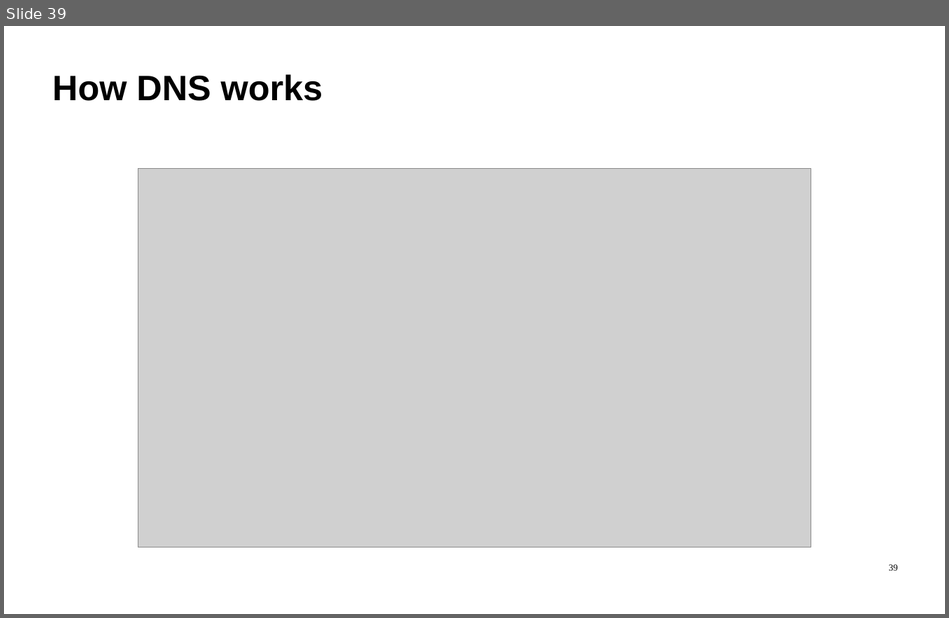
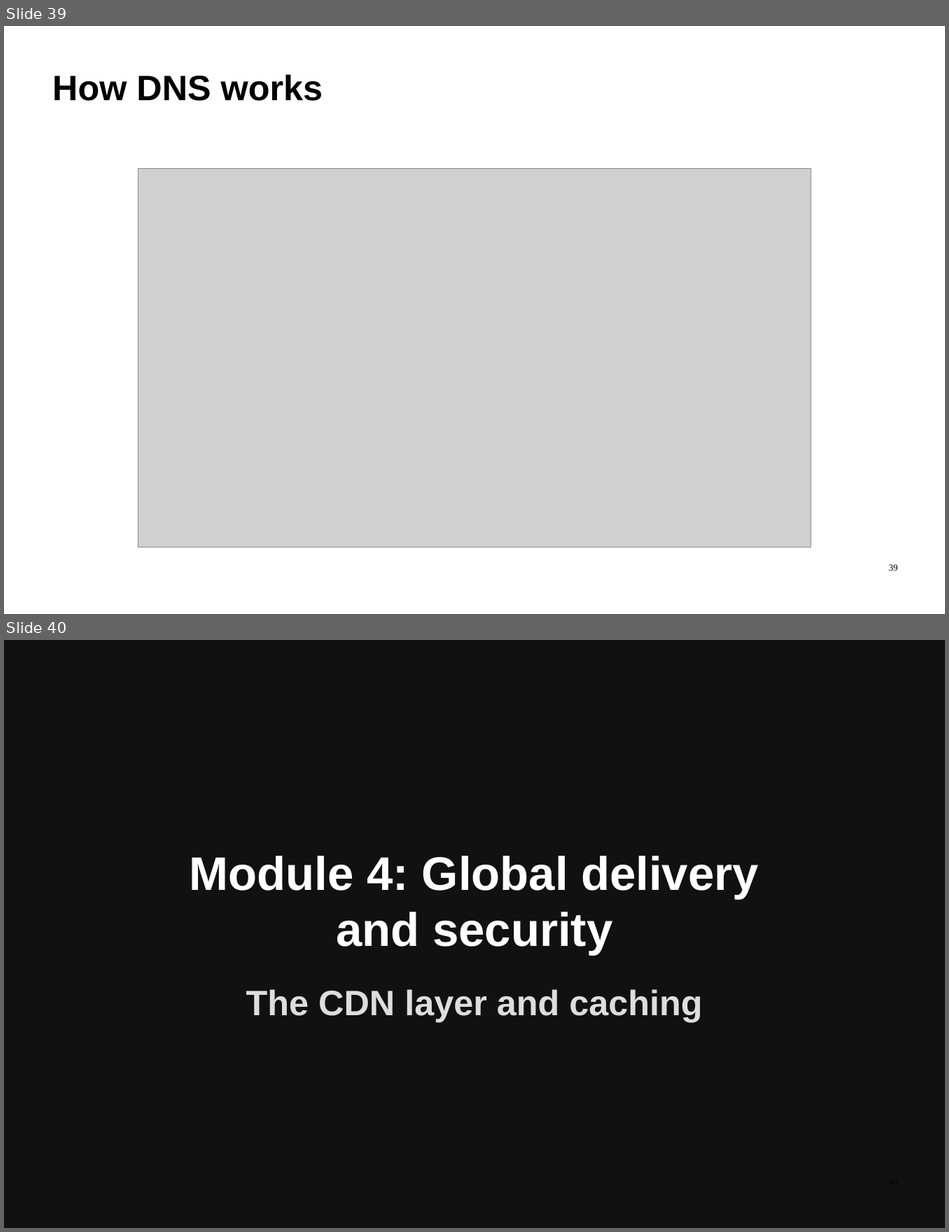
Before and after one commit to ImadSaddik/FullStackDeploymentHandbook, a slide deck: course-assets/slides/full_stack_deployment_guide.odp. Shown one above the other, each under a label of ours: slide 39 before the commit, slides 39 and 40 after it. The pictures are 949x618 and 949x1232 pixels, drawn with LibreOffice and Linux fonts; fonts in the diff are those of the drawing; grey boxes stand for pictures. Boxes give left, top, right and bottom in pixels: in the first picture for what was removed or moved away, otherwise in the second. Text is boxed around its words. In the diff, an @@ line names an element or a change of style, - is before the commit and + after.

```diff
--- a/course-assets/slides/full_stack_deployment_guide.odp
+++ b/course-assets/slides/full_stack_deployment_guide.odp
@@ slide 40 added at [4,640,945,1228], background #111111 @@
@@ text added at [190,856,759,955], 72 pt, text #FFFFFF, bold @@
+Module 4: Global delivery and security
@@ text added at [246,989,702,1022], 54 pt, text #DDDDDD, bold @@
+The CDN layer and caching
```
Also in this commit, not shown: 5 other slides added, 1 other file.
